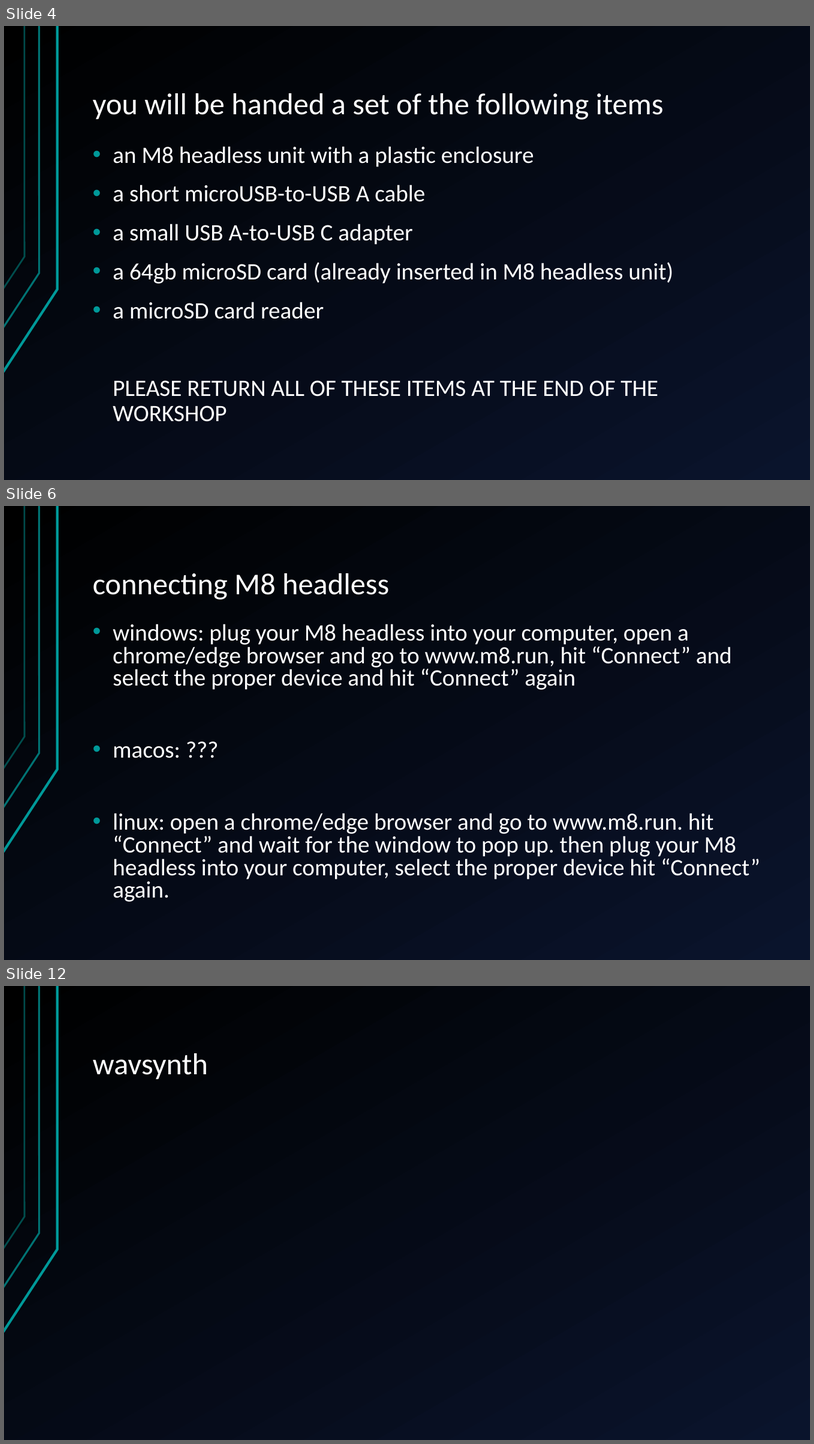
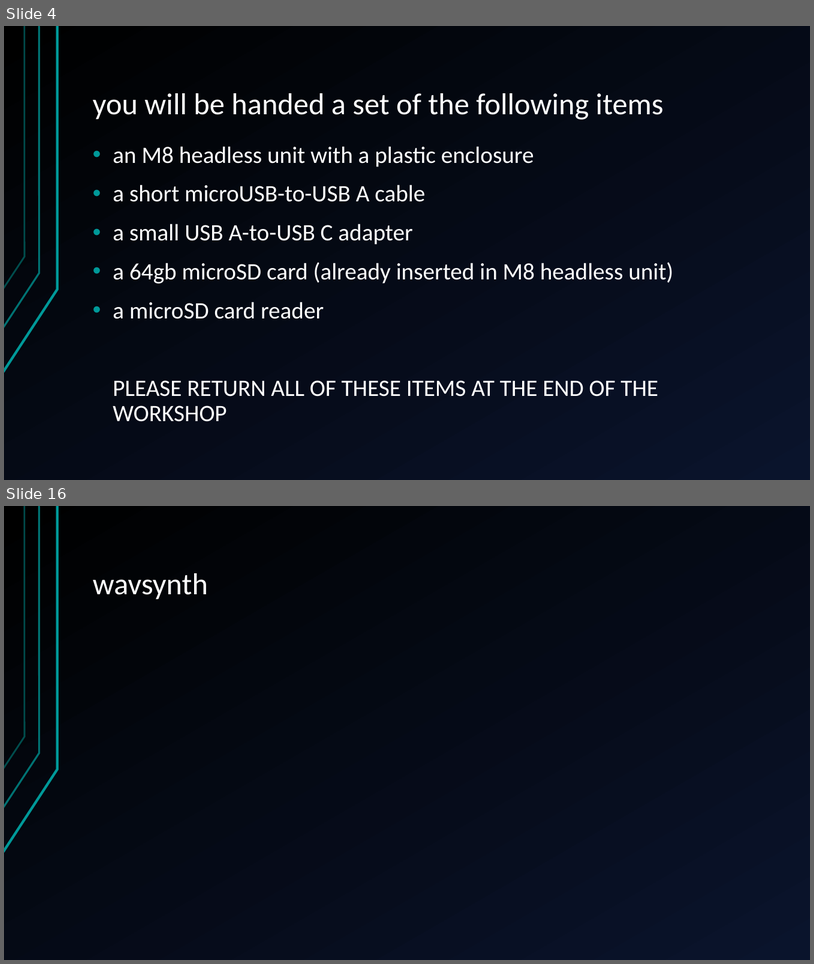
Before and after one commit to jegasus/m8-tracker-workshop, a slide deck: slides_v1.odp. Shown one above the other, each under a label of ours: slides 4, 6 and 12 before the commit, slides 4 and 16 after it; the slides between them are not shown. The pictures are 814x1444 and 814x964 pixels, drawn with LibreOffice and Linux fonts; fonts in the diff are those of the drawing. Boxes give left, top, right and bottom in pixels: in the first picture for what was removed or moved away, otherwise in the second. Text is boxed around its words. In the diff, an @@ line names an element or a change of style, - is before the commit and + after.

```diff
--- a/slides_v1.odp
+++ b/slides_v1.odp
@@ slide 6 removed at (x1=4, y1=506, x2=810, y2=960), background gradient #000000 to #0A142C; not listed: 3 template elements that a slide beside it also shows @@
@@ title removed at (x1=93, y1=573, x2=389, y2=600) @@
-connecting M8 headless
@@ text removed at (x1=113, y1=624, x2=761, y2=901) @@
-• windows: plug your M8 headless into your computer, open a chrome/edge browser and go to www.m8.run, hit “Connect” and select the proper device and hit “Connect” again
-• macos: ???
-• linux: open a chrome/edge browser and go to www.m8.run. hit “Connect” and wait for the window to pop up. then plug your M8 headless into your computer, select the proper device hit “Connect” again.
@@ what was slide 12 is now slide 16 @@
```
Also in this commit, not shown: 7 slides changed, 6 slides added, 1 other slide removed, 1 other file.
